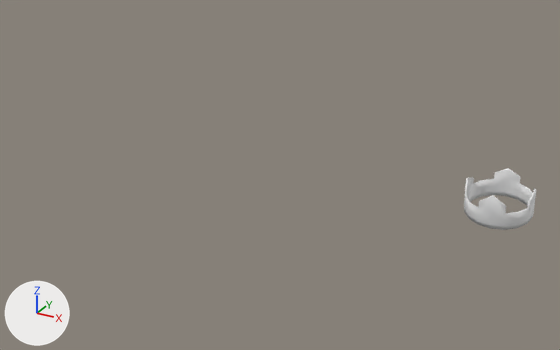
Before and after pictures for a commit that changed the FBX model Honey Towers/Assets/Ben/texutes/crown/crown.fbx.
One viewpoint serves both versions: a 50 mm lens placed at (0.48, -2.65, 1.45), pointed at (-0.94, -0.07, 0.16). Lighting does not change. The marker at lower left points along +X, +Y and +Z.
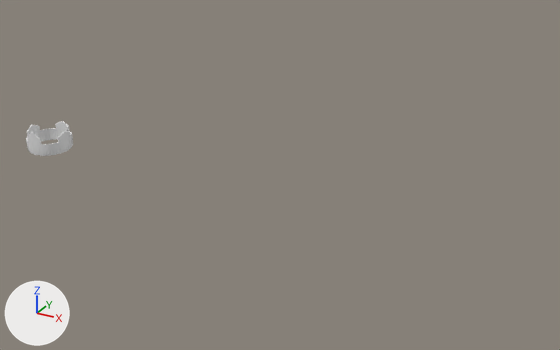
The change in detail:
me_circle_003 has 176 vertices, 168 faces and spans x -0.112..0.112, y -0.058..0.073, z -0.114..0.12.
me_circle_003 is used by ob_circle_001; location (0.002, -0.294, 0.358); rotation (1.571, 0.0, 0.0), in degrees (90, 0, 0).
me_circle_003 part 1: edges marked sharp go from 0 to 137.
Object 'Circle.001' (ob_circle_001) moves from (0.002, -0.294, 0.358) to (-2.297, -0.007, 0.049).
Object 'Circle.001' (ob_circle_001) turns from (90, 0, 0) to (85, 0, 0) degrees about x, y and z.

Where the change shows, as pixel boxes [x1, y1, x2, y2] in the pictures (560 x 350 px):
'Circle.001', shading changed, moved, turned
    before: [464, 168, 536, 230]
    after: [26, 121, 73, 156]
